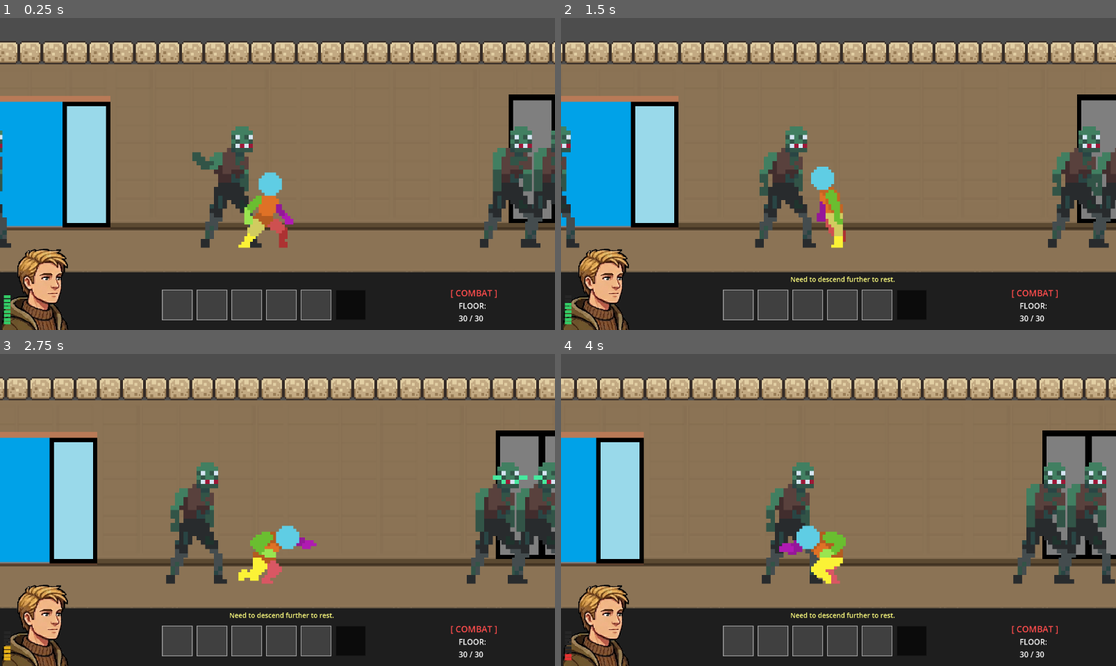
Above: before the commit, frames 1-4 (two rows, left to right).
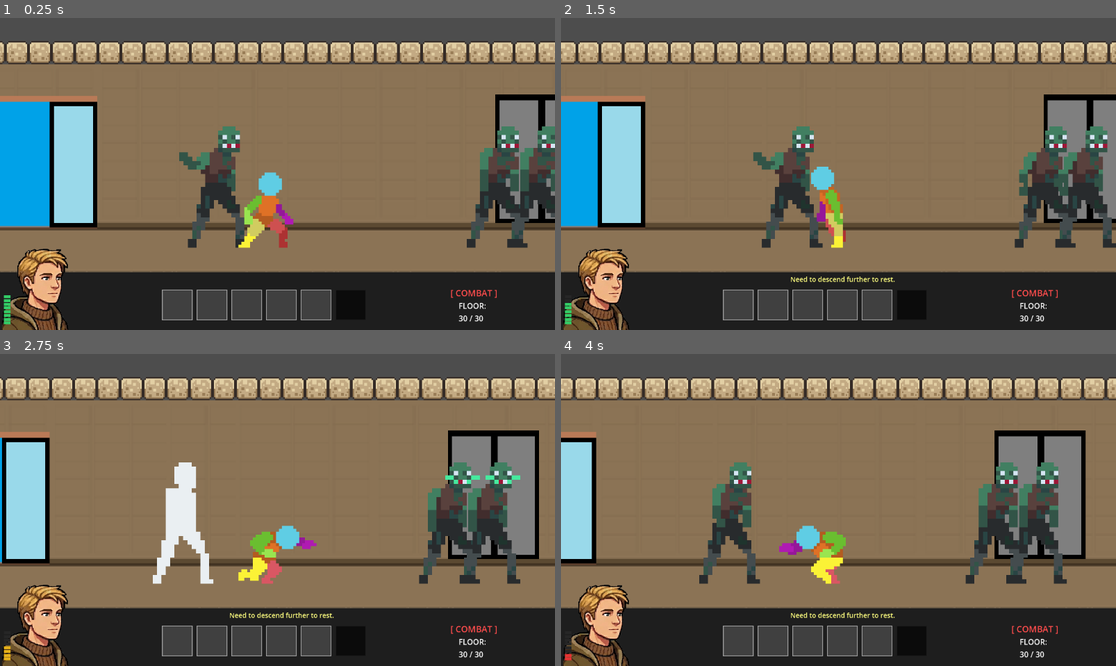
Above: after the commit, the same moments.

Repository: AdenHogan/descend-from-30
Game: Godot game, scene res://scenes/lobby.tscn
Same seed, same stepped clock (60 frames per second), same inputs: the game is played once before the commit and once after it. This scene is started directly instead of the project's main scene.
Inputs (mouse positions are in pixels of both pictures, inside the frame that each line leads up to):
- Up to frame 1 (0.25 s): no input
- Up to frame 2 (1.5 s): tap Enter at 0.5 s; move the mouse to (960, 158) at 0.52 s; hold Right (move_right) 0.53-1.28 s; hold R (rest) 0.53-1.28 s; right-click (960, 158) at 0.6 s; click (960, 158) at 0.67 s; move the mouse to (727, 189) at 1.27 s; hold Left (move_left) from 1.28 s (still down); tap R (rest) at 1.35 s
- Up to frame 3 (2.75 s): right-click (166, 525) at 1.55 s; move the mouse to (333, 441) at 2.02 s; release Left (move_left) at 2.03 s; hold Right (move_right) from 2.03 s (still down); hold R (rest) from 2.03 s (still down); tap C (crouch_toggle) at 2.1 s
- Up to frame 4 (4 s): move the mouse to (810, 572) at 2.77 s; release R (rest) at 2.78 s; tap E (interact) at 2.85 s; click (810, 572) at 2.92 s; right-click (810, 572) at 3.05 s; move the mouse to (1005, 556) at 3.52 s; release Right (move_right) at 3.53 s; hold Left (move_left) from 3.53 s (still down); hold R (rest) from 3.53 s (still down); tap X (item_context) at 3.6 s

The runs differ from the first frame. In frame 1, 14% of the frame differs, in the area x 0-100%, y 7-74%; in frame 2, 17%; in frame 3, 20%; in frame 4, 21%.

Commit message:
update
refresh

Diff:
--- a/scenes/player.tscn
+++ b/scenes/player.tscn
@@ -19,7 +19,7 @@
 [ext_resource type="Texture2D" uid="uid://de5uro8r2dc4t" path="res://assets/2D-Pixel-Art-Character-Template/Sword Run/Player Sword Run 48x48.png" id="12_a8ls1"]
 [ext_resource type="Texture2D" uid="uid://dv3v32lnycspp" path="res://assets/2D-Pixel-Art-Character-Template/Punch/Player Punch 64x64.png" id="13_ke2ow"]
 [ext_resource type="Texture2D" uid="uid://b7opi0t848sdo" path="res://assets/2D-Pixel-Art-Character-Template/Sword Stab/Player Sword Stab 96x48.png" id="13_qfm1y"]
-[ext_resource type="Texture2D" uid="uid://b5ac2nauekdy7" path="res://assets/2D-Pixel-Art-Character-Template/Shooting (running and aiming)/Player Running Aiming 48x48.png" id="14_a38lo"]
+[ext_resource type="Texture2D" uid="uid://b5ac2nauekdy7" path="res://assets/2D-Pixel-Art-Character-Template/Walk Gun/Player Walking Aiming 48x48.png" id="14_a38lo"]
 [ext_resource type="Texture2D" uid="uid://d1pt41y0xwr6b" path="res://assets/2D-Pixel-Art-Character-Template/Punch Cross/Player Punch Cross 64x64.png" id="14_ujl30"]
 [ext_resource type="Texture2D" uid="uid://pkjbp23jkdjw" path="res://assets/2D-Pixel-Art-Character-Template/Shooting (running and aiming)/Player Running Shooting 48x48.png" id="15_4ni07"]
 [ext_resource type="Texture2D" uid="uid://bhfj5mo5xmtgw" path="res://assets/2D-Pixel-Art-Character-Template/Punch Jab/Player Jab 48x48.png" id="15_31cv2"]
--- a/scripts/enemy_zombie_standard.gd
+++ b/scripts/enemy_zombie_standard.gd
@@ -2,9 +2,6 @@
 
 const SPEED = 40.0
 const DETECTION_RANGE = 100.0
-const DETECTION_VARIANCE = 45.0   # +/- band for per-zombie aggro variance
-const SEPARATION_RADIUS = 10.0    # small: allow tight overlap, just avoid perfect stacking
-const SEPARATION_STRENGTH = 14.0
 const ATTACK_RANGE = 30.0
 const PUSH_FRICTION = 0.85
 const HIT_DURATION = 2
@@ -20,7 +17,6 @@
 var max_hp: int = 3
 var current_hp: int = 3
 var is_dead: bool = false
-var detection_range: float = DETECTION_RANGE
 
 func _ready() -> void:
 	animated_sprite = $AnimatedSprite2D
@@ -28,15 +24,6 @@
 	player = get_tree().get_first_node_in_group("player")
 	add_to_group("zombie")
 	_set_hp_from_floor()
-	# Collision model: zombies live on layer 3 and mask layer 1 (walls + player).
-	# They do NOT mask layer 3, so zombies pass through each other — letting a
-	# group stand shoulder-to-shoulder and all reach the player, instead of the
-	# front one walling the rest off. Push/attack use group lookups, not layers,
-	# so they're unaffected.
-	set_collision_layer_value(1, false)
-	set_collision_layer_value(3, true)
-	set_collision_mask_value(1, true)
-	set_collision_mask_value(3, false)
 
 func _set_hp_from_floor() -> void:
 	var floor_num = WorldState.current_floor
@@ -46,11 +33,6 @@
 	var variance = rng.randi() % 3 - 1
 	max_hp = clamp(int(base) + variance, 1, 8)
 	current_hp = max_hp
-	# Per-zombie aggro variance — moderate spread so a group has a mix of zombies
-	# that wake early and others that only notice the player up close. Seeded off
-	# position so it's deterministic for a given spawn.
-	var aggro_roll = rng.randf() * 2.0 - 1.0   # -1..1
-	detection_range = DETECTION_RANGE + aggro_roll * DETECTION_VARIANCE
 
 func receive_push(force: float) -> void:
 	if state == "hit" or state == "recovering" or state == "knockdown" or is_dead:
@@ -59,11 +41,12 @@
 	state = "hit"
 	state_timer = HIT_DURATION
 	animated_sprite.play("Hit")
-	set_collision_layer_value(3, false)
+	set_collision_layer_value(1, false)
 	set_collision_layer_value(2, true)
+	set_collision_mask_value(1, false)
 
 func receive_damage(amount: int, damage_type: String) -> void:
-	if is_dead:
+	if is_dead or state == "knockdown":
 		return
 	current_hp -= amount
 	if current_hp <= 0:
@@ -91,19 +74,16 @@
 	state_timer = KNOCKDOWN_DURATION
 	velocity.x = 0
 	animated_sprite.play("Hit")
-	set_collision_layer_value(3, false)
+	set_collision_layer_value(1, false)
 	set_collision_layer_value(2, true)
+	set_collision_mask_value(1, false)
 
 func _die() -> void:
 	is_dead = true
 	state = "dead"
 	velocity.x = 0
 	animated_sprite.play("Death")
-	# Clear BOTH layers — a zombie pushed (layer 2) that then dies must not leave
-	# a corpse lingering on layer 2.
 	set_collision_layer_value(1, false)
-	set_collision_layer_value(2, false)
-	set_collision_layer_value(3, false)
 	set_collision_mask_value(1, false)
 	if spawn_key != "" and not WorldState.killed_zombies.has(spawn_key):
 		WorldState.killed_zombies[spawn_key] = {
@@ -124,12 +104,10 @@
 		drop.global_position = global_position
 		get_parent().add_child(drop)
 
-	# Play the death animation, then leave the corpse as a static frame. Corpse
-	# persistence is handled by killed_zombies + _spawn_corpses on scene reload, so
-	# we don't need a delayed queue_free (the old 300s timer outlived scene changes
-	# and resumed on freed nodes).
 	await animated_sprite.animation_finished
 	animated_sprite.pause()
+	await get_tree().create_timer(300).timeout
+	queue_free()
 
 func receive_hit_from_gun(outcome: String) -> void:
 	if is_dead:
@@ -141,25 +119,6 @@
 			receive_damage(2, "bullet")
 		"miss":
 			pass
-
-func _separation_nudge() -> float:
-	# Sum a soft sideways push away from nearby living zombies so a group presses
-	# in as a mass instead of single-filing. Purely additive to velocity — no
-	# collision-layer changes, so push/death/world collision are untouched.
-	var nudge := 0.0
-	for other in get_tree().get_nodes_in_group("zombie"):
-		if other == self or other.is_dead:
-			continue
-		var dx = global_position.x - other.global_position.x
-		var ady = abs(global_position.y - other.global_position.y)
-		if ady > SEPARATION_RADIUS:
-			continue
-		var adx = abs(dx)
-		if adx < SEPARATION_RADIUS and adx > 0.01:
-			var strength = (1.0 - adx / SEPARATION_RADIUS) * SEPARATION_STRENGTH
-			nudge += sign(dx) * strength
-	return clamp(nudge, -SEPARATION_STRENGTH, SEPARATION_STRENGTH)
-
 
 func _physics_process(delta: float) -> void:
 	if is_dead:
@@ -174,7 +133,7 @@
 				rng.seed = hash(str(WorldState.master_seed) + str(global_position) + str(Time.get_ticks_msec()))
 				if rng.randf() < 0.6:
 					state = "chase"
-					set_collision_layer_value(3, true)
+					set_collision_layer_value(1, true)
 					set_collision_layer_value(2, false)
 					set_collision_mask_value(1, true)
 					animated_sprite.play("Walk")
@@ -187,7 +146,7 @@
 				state = "recovering"
 				state_timer = RECOVER_DURATION
 				set_collision_layer_value(2, false)
-				set_collision_layer_value(3, true)
+				set_collision_layer_value(1, true)
 				set_collision_mask_value(1, true)
 				animated_sprite.play("Idle")
 		"recovering":
@@ -202,7 +161,7 @@
 				var distance = global_position.distance_to(player.global_position)
 				if distance <= ATTACK_RANGE:
 					if player and player.has_method("receive_hit"):
-						player.receive_hit(1)
+						player.receive_hit()
 				state = "chase"
 				animated_sprite.play("Walk")
 		"chase", "idle":
@@ -213,12 +172,11 @@
 				if distance <= ATTACK_RANGE:
 					state = "attack"
 					state_timer = 0.8
-					animated_sprite.flip_h = (player.global_position.x - global_position.x) < 0
 					animated_sprite.play("Attack")
-				elif distance <= detection_range:
+				elif distance <= DETECTION_RANGE:
 					state = "chase"
 					var direction = sign(player.global_position.x - global_position.x)
-					velocity.x = direction * SPEED + _separation_nudge()
+					velocity.x = direction * SPEED
 					animated_sprite.flip_h = direction < 0
 					animated_sprite.play("Walk")
 				else:
